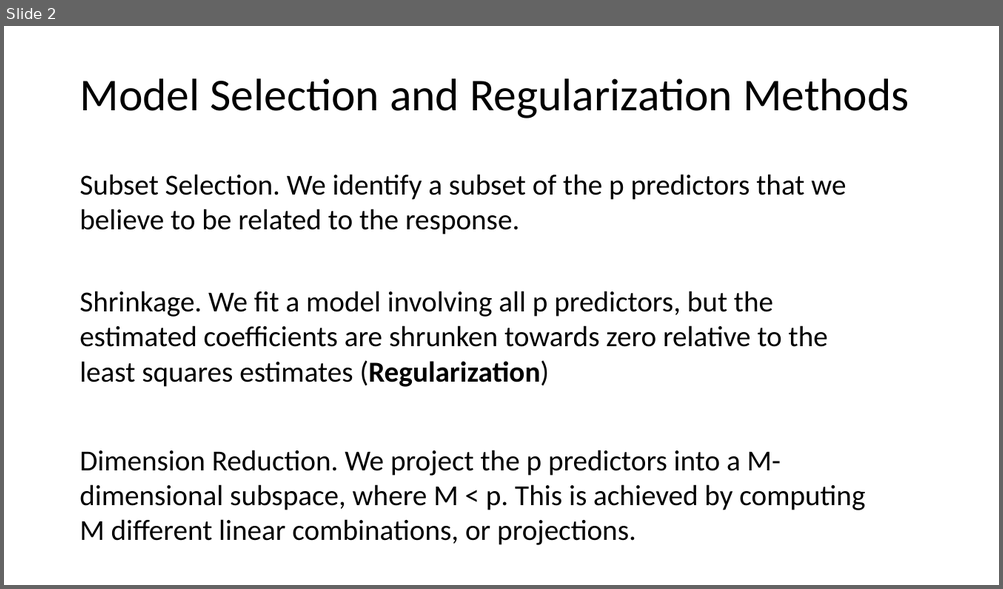
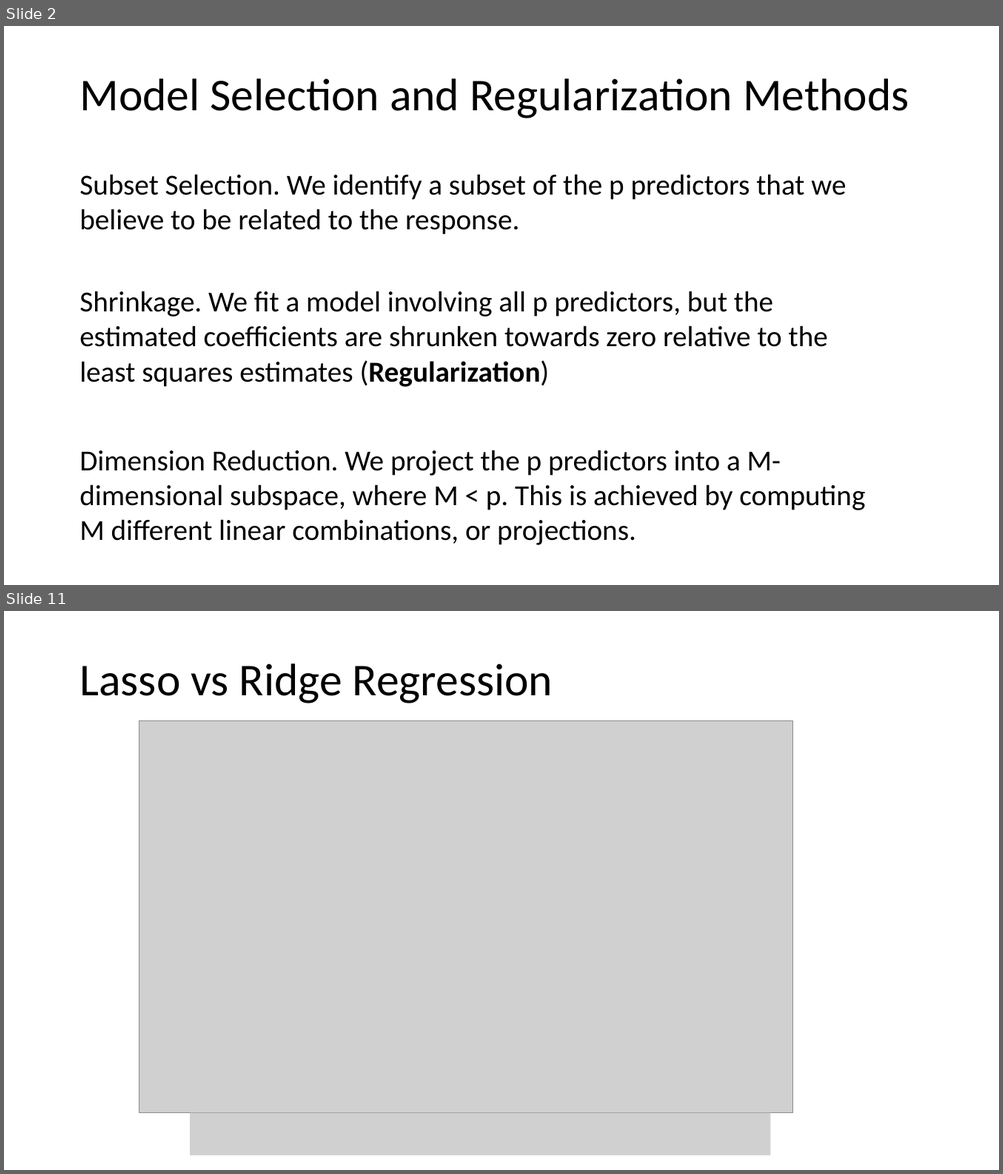
Before and after one commit to tianzheng4/tianzheng4.github.io, a slide deck: _umkc-teaching/slides/Lecture7.pptx. Shown one above the other, each under a label of ours: slide 2 before the commit, slides 2 and 11 after it; the slides between them are not shown. The pictures are 1003x589 and 1003x1174 pixels, drawn with LibreOffice and Linux fonts; fonts in the diff are those of the drawing; grey boxes stand for pictures. Boxes give left, top, right and bottom in pixels: in the first picture for what was removed or moved away, otherwise in the second. Text is boxed around its words. In the diff, an @@ line names an element or a change of style, - is before the commit and + after.

```diff
--- a/_umkc-teaching/slides/Lecture7.pptx
+++ b/_umkc-teaching/slides/Lecture7.pptx
@@ slide 11 added at <box>4,611,999,1170</box>, background #FFFFFF @@
@@ title added at <box>79,664,552,703</box>, 44 pt, text #000000 @@
+Lasso vs Ridge Regression
@@ picture added at <box>139,721,794,1113</box> @@
@@ picture added at <box>190,1113,770,1156</box> @@
```
Also in this commit, not shown: 1 slide changed, 17 other slides added, 1 slide removed, 2 other files.
